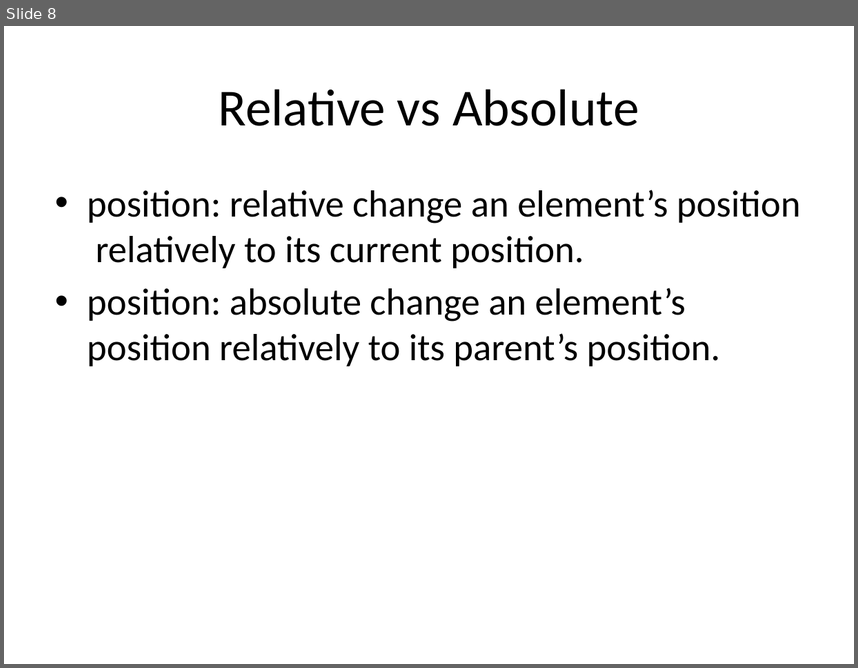
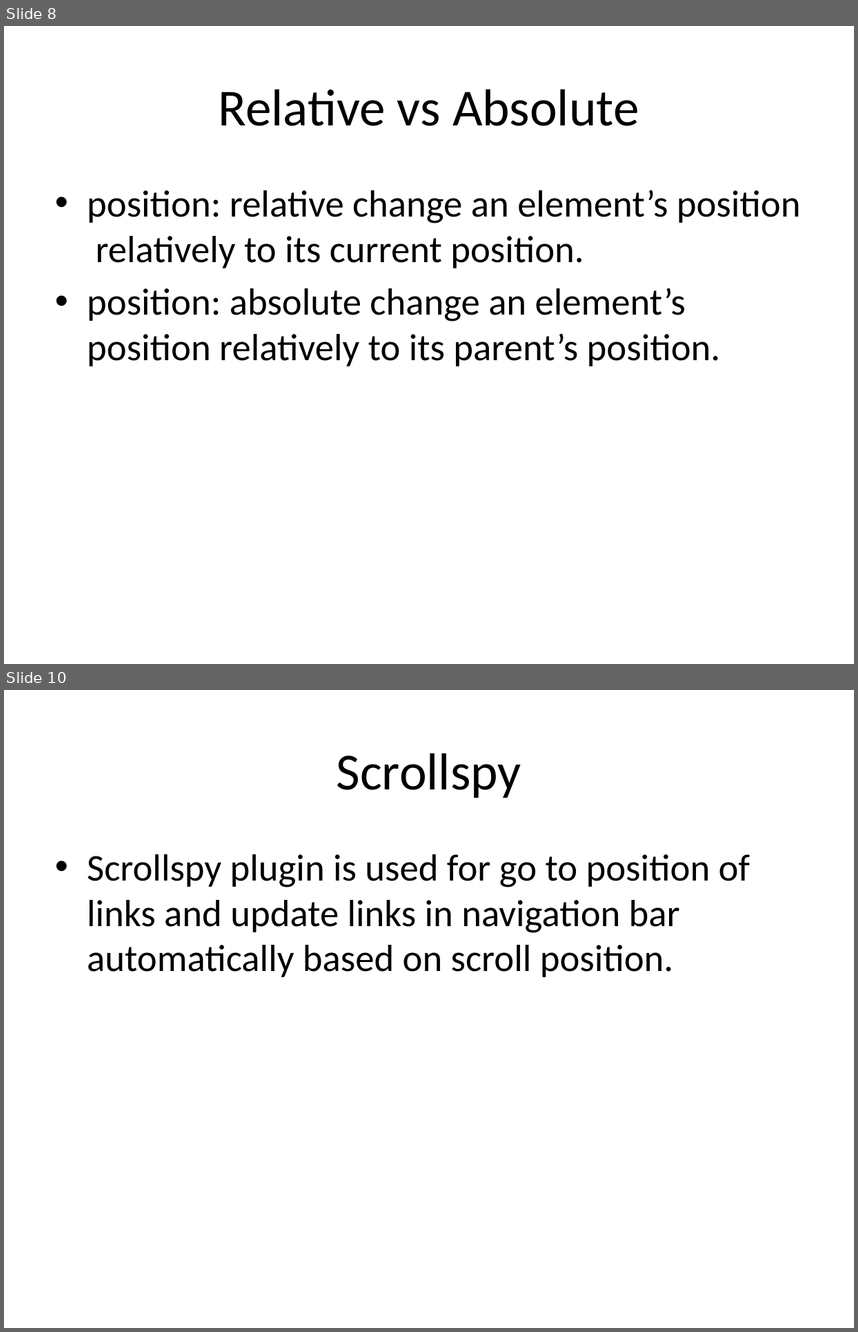
Before and after one commit to TechCareer-FrontEnd-1/tubisad-frontend-musabsakar, a slide deck: homeworks_musab_sakar.pptx. Shown one above the other, each under a label of ours: slide 8 before the commit, slides 8 and 10 after it; the slides between them are not shown. The pictures are 858x668 and 858x1332 pixels, drawn with LibreOffice and Linux fonts; fonts in the diff are those of the drawing. Boxes give left, top, right and bottom in pixels: in the first picture for what was removed or moved away, otherwise in the second. Text is boxed around its words. In the diff, an @@ line names an element or a change of style, - is before the commit and + after.

Commit message:
integrity, crossorigin, scrollspy

```diff
--- a/homeworks_musab_sakar.pptx
+++ b/homeworks_musab_sakar.pptx
@@ slide 10 added at box(4, 690, 854, 1328), background #FFFFFF @@
@@ title added at box(337, 753, 522, 798), 44 pt, text #000000 @@
+Scrollspy
@@ text added at box(87, 854, 751, 977), 32 pt, text #000000 @@
+• Scrollspy plugin is used for go to position of links and update links in navigation bar automatically based on scroll position.
```
Also in this commit, not shown: 1 other slide added.
